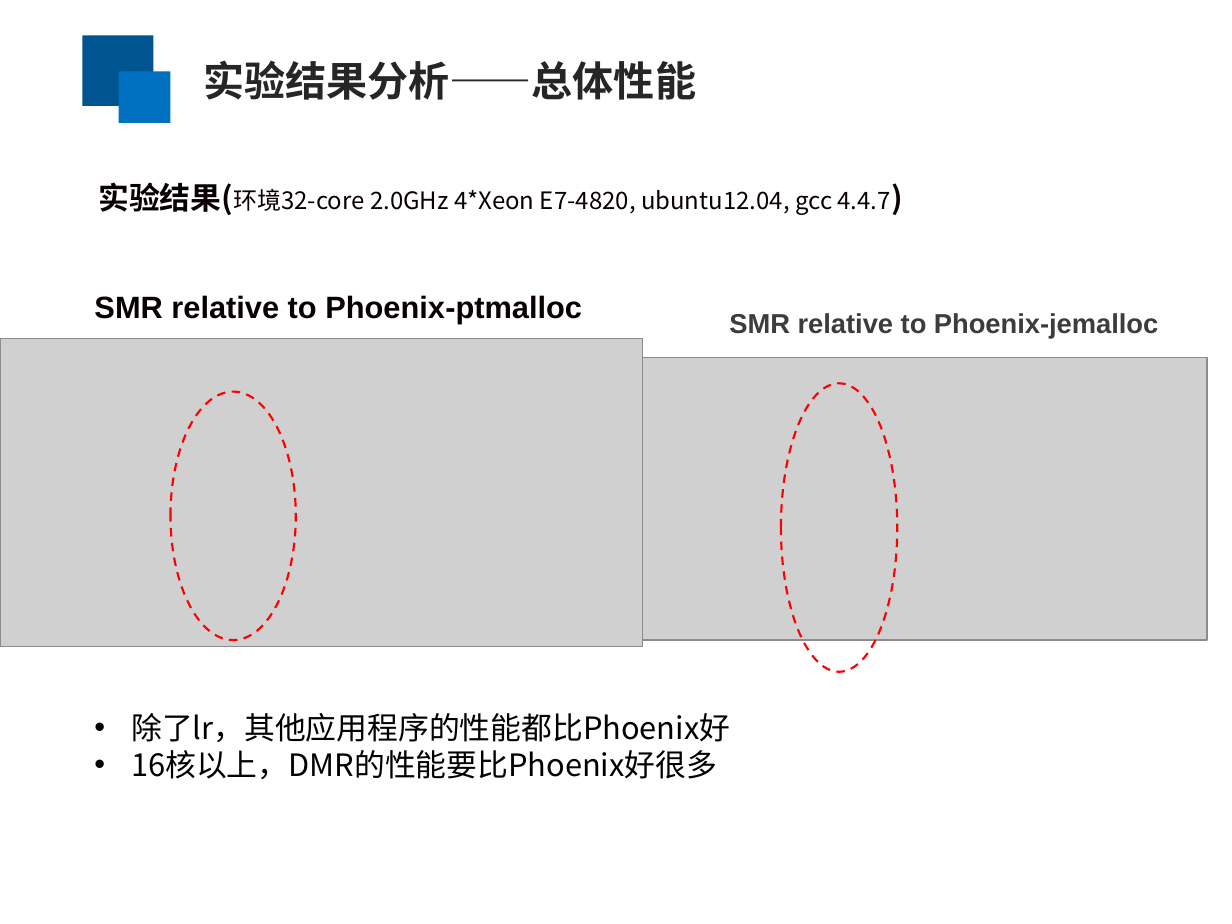
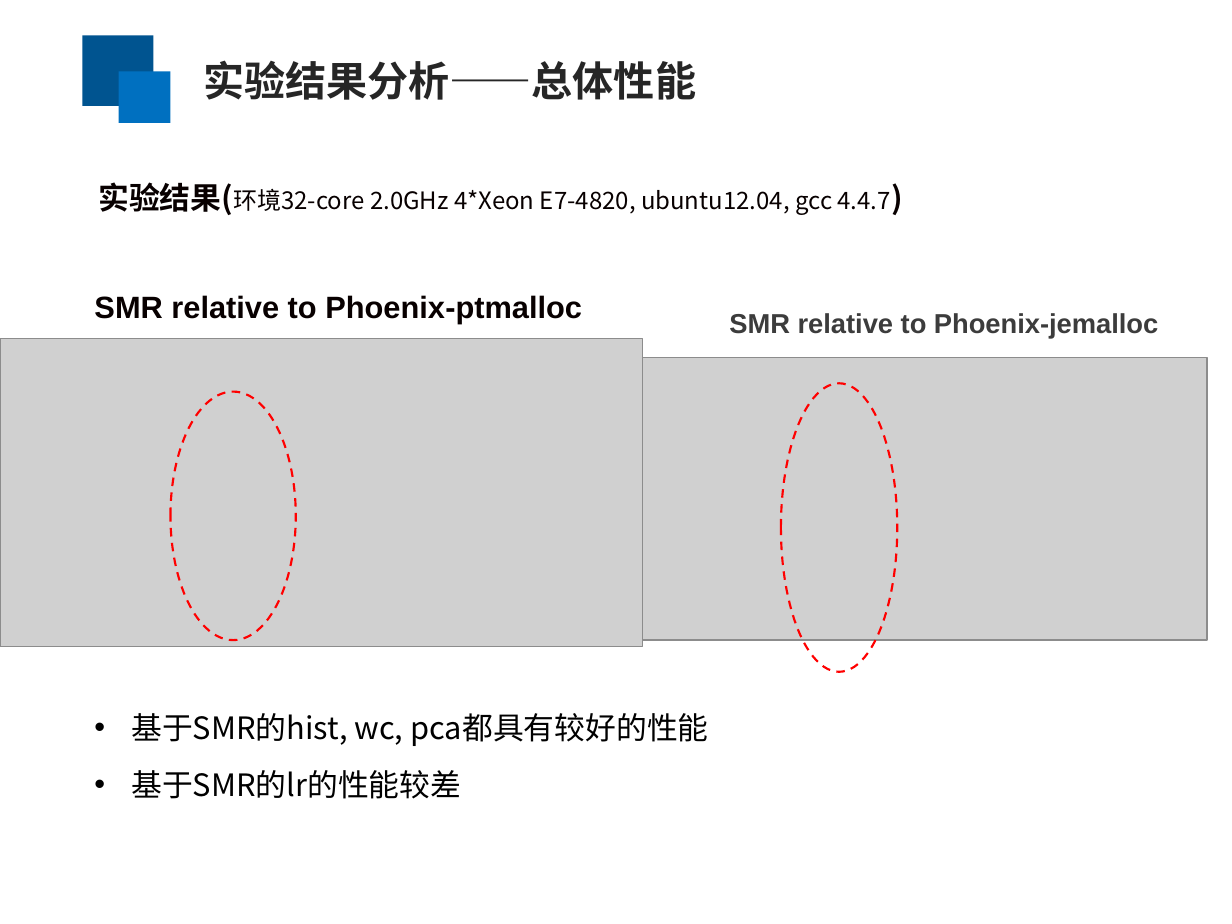
Before and after one commit to yufenyu/work, a slide deck: slide 21 of dmr_paper/paper/chinaSys-2016.ppt (slide 22 before the commit). Drawn at 1232x924 pixels with LibreOffice and Linux fonts; fonts in the diff are those of the drawing; grey boxes stand for pictures. Boxes give left, top, right and bottom in pixels: in the first picture for what was removed or moved away, otherwise in the second. Text is boxed around its words. In the diff, an @@ line names an element or a change of style, - is before the commit and + after.

```diff
--- a/dmr_paper/paper/chinaSys-2016.ppt
+++ b/dmr_paper/paper/chinaSys-2016.ppt
@@ text removed at (131, 713, 730, 779) @@
-• 除了lr，其他应用程序的性能都比Phoenix好
-• 16核以上，DMR的性能要比Phoenix好很多
@@ text added at (131, 713, 708, 746), 18 pt, text #000000 @@
+• 基于SMR的hist, wc, pca都具有较好的性能
@@ text added at (131, 770, 461, 799), 18 pt, text #000000 @@
+• 基于SMR的lr的性能较差
```
Also in this commit, not shown: 11 other slides changed, 1 slide removed.
